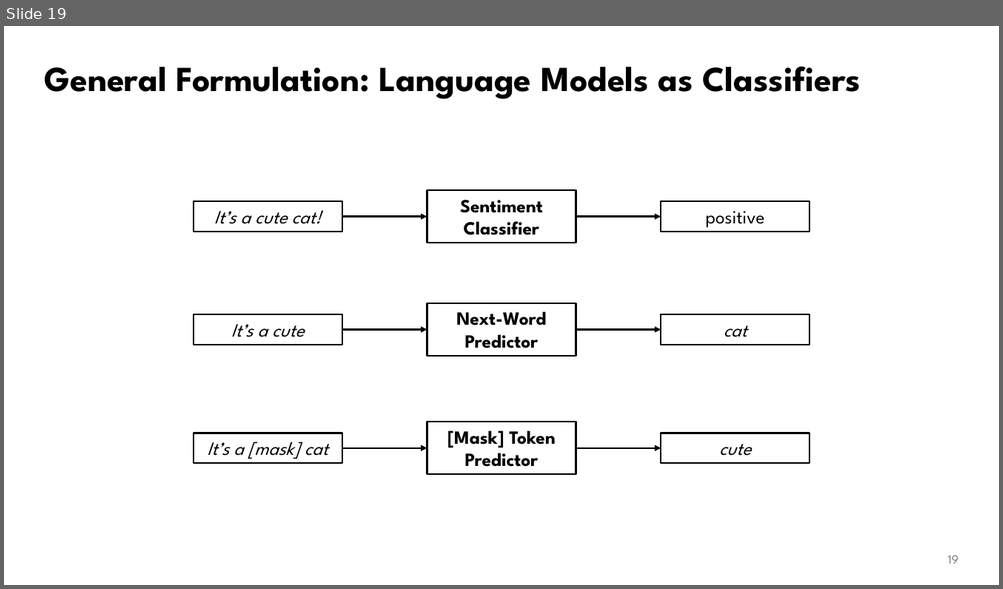
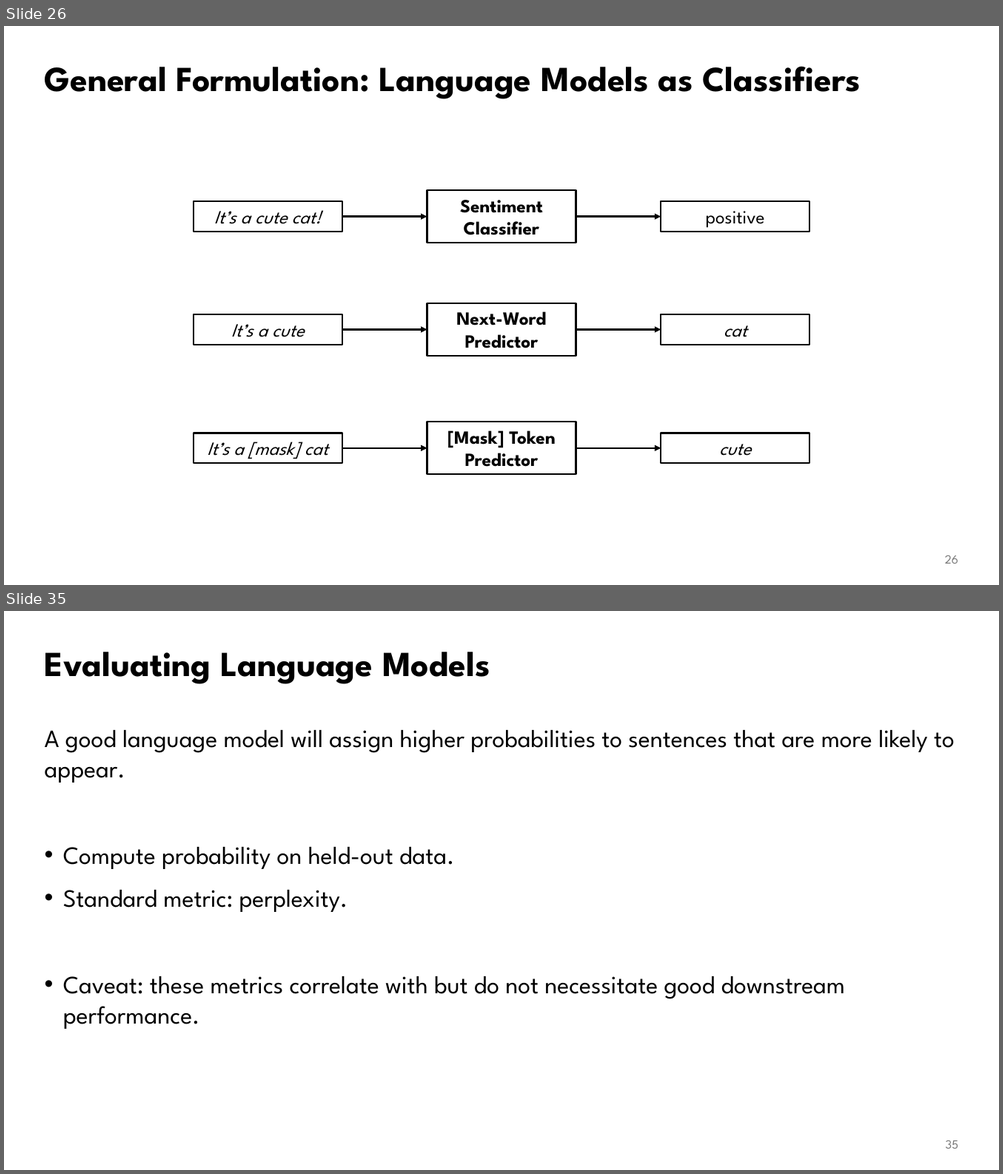
Before and after one commit to waterloo-nlp/intro-to-nlp-material, a slide deck: slides/lect6.1-lms.pptx. Shown one above the other, each under a label of ours: slide 19 before the commit, slides 26 and 35 after it; the slides between them are not shown. The pictures are 1003x589 and 1003x1174 pixels, drawn with LibreOffice and Linux fonts; fonts in the diff are those of the drawing. Boxes give left, top, right and bottom in pixels: in the first picture for what was removed or moved away, otherwise in the second. Text is boxed around its words. In the diff, an @@ line names an element or a change of style, - is before the commit and + after.

```diff
--- a/slides/lect6.1-lms.pptx
+++ b/slides/lect6.1-lms.pptx
@@ slide 35 added at (4,611,999,1170), background #FFFFFF @@
@@ title added at (45,652,490,684), 34 pt, text #000000, bold @@
+Evaluating Language Models
@@ text added at (45,730,954,1029), 24 pt, text #000000 @@
+A good language model will assign higher probabilities to sentences that are more likely to appear.
+• Compute probability on held-out data.
+• Standard metric: perplexity.
+• Caveat: these metrics correlate with but do not necessitate good downstream performance.
@@ page number added at (945,1141,958,1149), 12 pt, text #797979 @@
+35
@@ what was slide 19 is now slide 26 @@
@@ page number at (945,556,958,564): text changed @@
-19
+26
```
Also in this commit, not shown: 3 slides changed, 18 other slides added, 2 other files.
